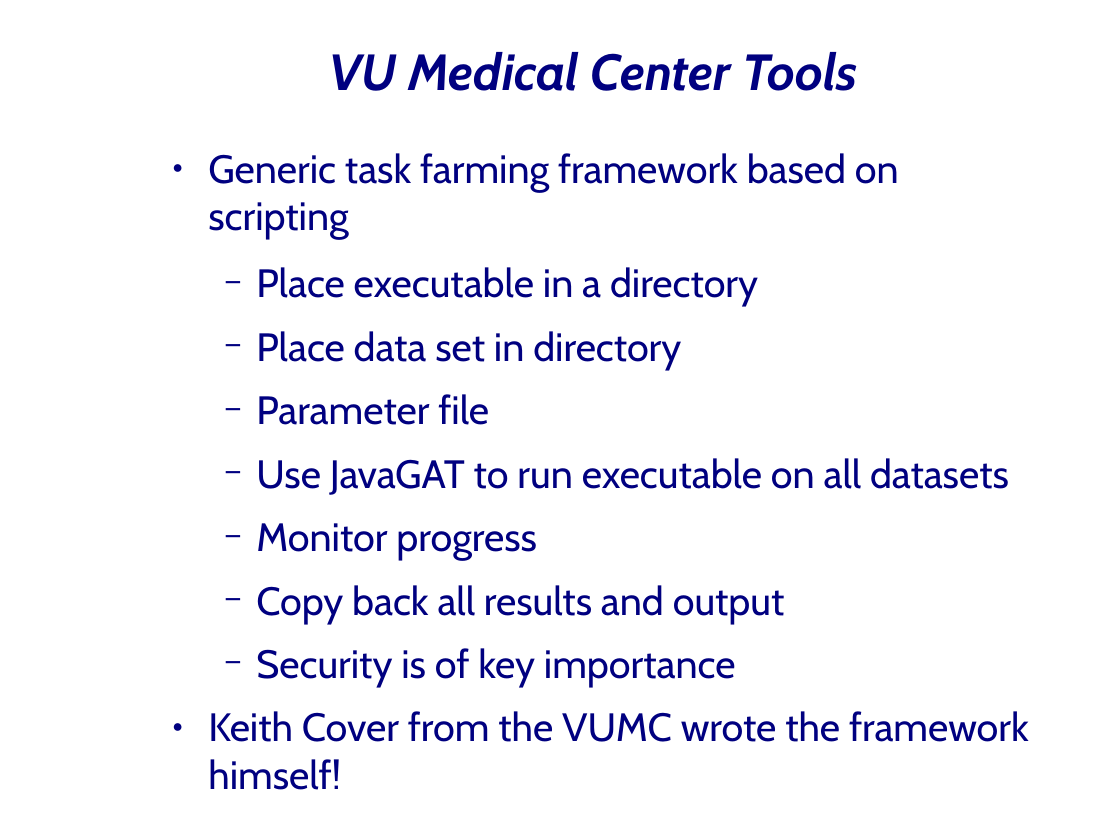
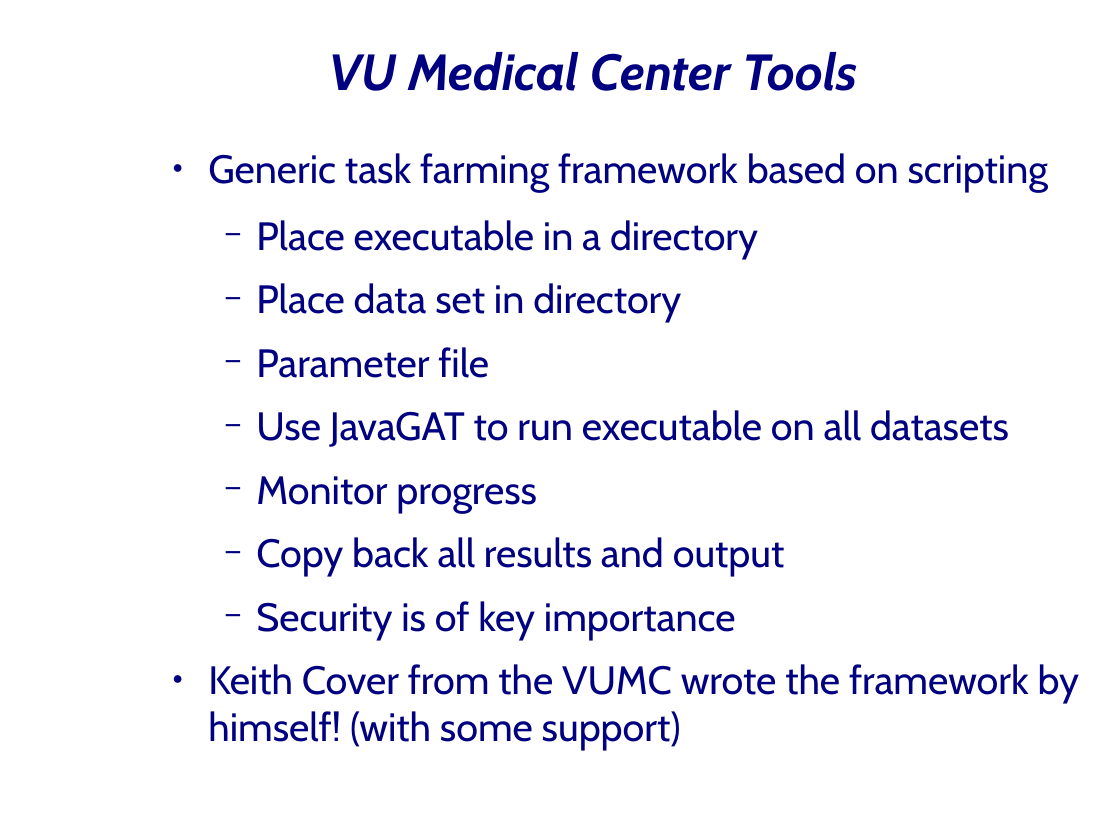
Before and after one commit to JungleComputing/www, a slide deck: slide 6 of tutorial/20080519-CCGrid08-Part-8-Users.odp. Drawn at 1120x840 pixels with LibreOffice and Linux fonts; fonts in the diff are those of the drawing; background and template pictures are left out. Boxes give left, top, right and bottom in pixels: in the first picture for what was removed or moved away, otherwise in the second. Text is boxed around its words. In the diff, an @@ line names an element or a change of style, - is before the commit and + after.

```diff
--- a/tutorial/20080519-CCGrid08-Part-8-Users.odp
+++ b/tutorial/20080519-CCGrid08-Part-8-Users.odp
@@ text at [208,664,1079,751]: text changed @@
-● Keith Cover from the VUMC wrote the framework himself!
+● Keith Cover from the VUMC wrote the framework by himself! (with some support)
```
Also in this commit, not shown: 10 other files.
